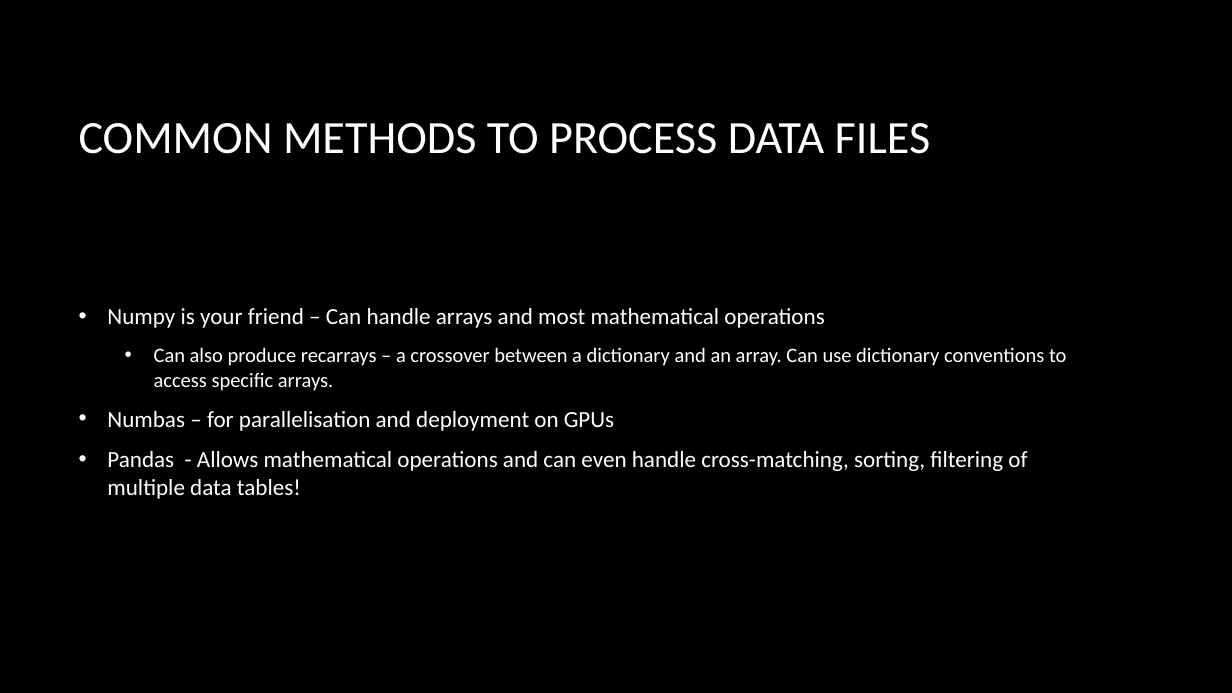
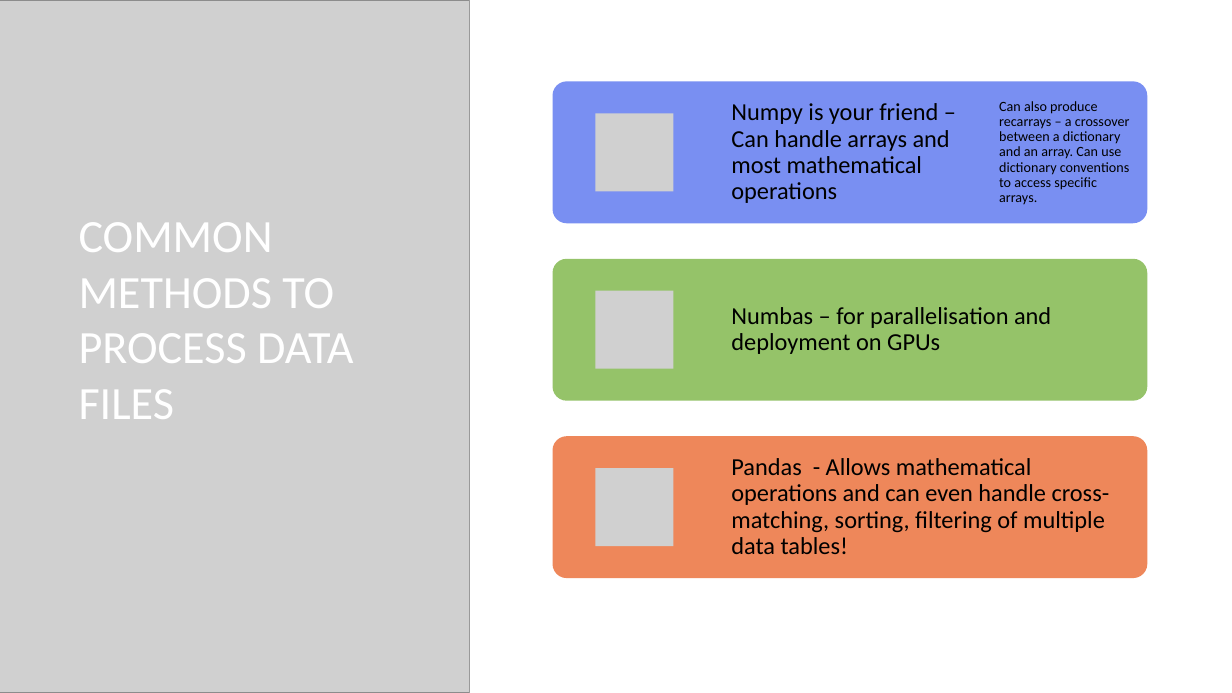
Before and after one commit to smandhai/Astro-Data-Handling-Tutorials, a slide deck: slide 15 of Intro to Astro-data .pptx. Drawn at 1232x693 pixels with LibreOffice and Linux fonts; fonts in the diff are those of the drawing; grey boxes stand for pictures; background and template pictures are left out. Boxes give left, top, right and bottom in pixels: in the first picture for what was removed or moved away, otherwise in the second. Text is boxed around its words. In the diff, an @@ line names an element or a change of style, - is before the commit and + after.

```diff
--- a/Intro to Astro-data .pptx
+++ b/Intro to Astro-data .pptx
@@ picture added at [0,0,470,693] @@
@@ picture added at [0,0,470,693] @@
@@ rectangle added at [470,0,1232,693], fill #FFFFFF @@
@@ title "COMMON METHODS TO PROCESS DATA ..." rewrapped from [79,123,931,154] to [79,222,353,419] @@
@@ text removed at [107,308,1066,499] @@
-• Numpy is your friend – Can handle arrays and most mathematical operations
-  • Can also produce recarrays – a crossover between a dictionary and an array. Can use dictionary conventions to access specific arrays.
-• Numbas – for parallelisation and deployment on GPUs
-• Pandas - Allows mathematical operations and can even handle cross-matching, sorting, filtering of multiple data tables!
@@ group added at [553,81,1148,579]: 4 texts, 3 rounded rectangles, 3 pictures @@
+Numpy is your friend – Can handle arrays and most mathematical operations
+Can also produce recarrays – a crossover between a dictionary and an array. Can use dictionary conventions to access specific arrays.
+Numbas – for parallelisation and deployment on GPUs
+Pandas - Allows mathematical operations and can even handle cross-matching, sorting, filtering of multiple data tables!
```
Also in this commit, not shown: 11 other slides changed, 2 slides added, 1 slide removed, 1 other file.
